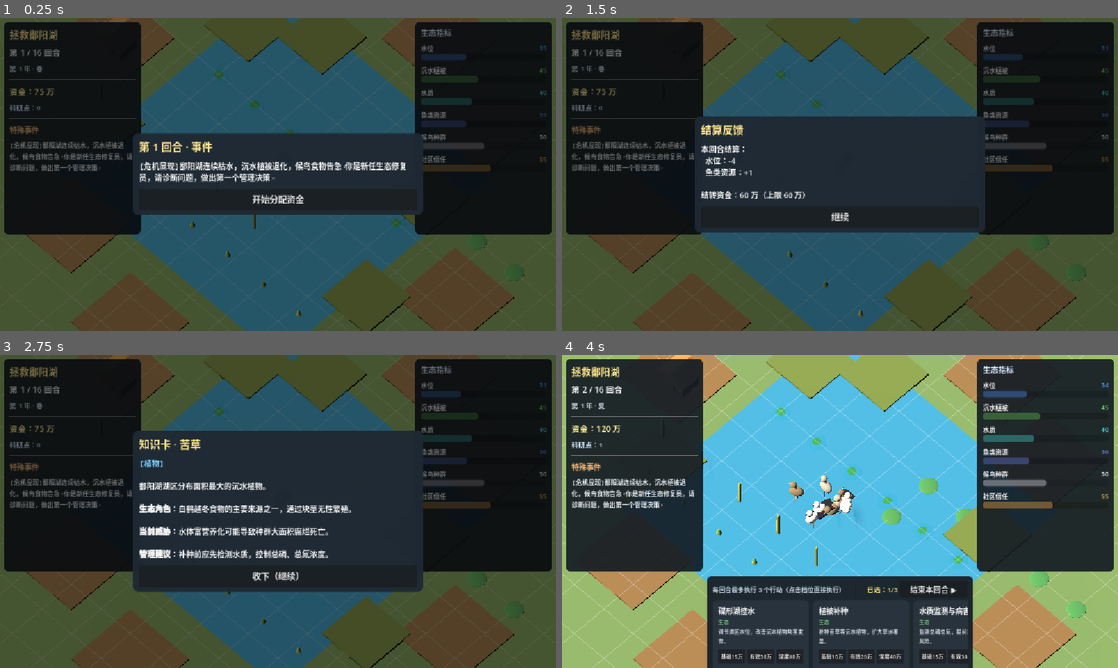
Above: before the commit, frames 1-4 (two rows, left to right).
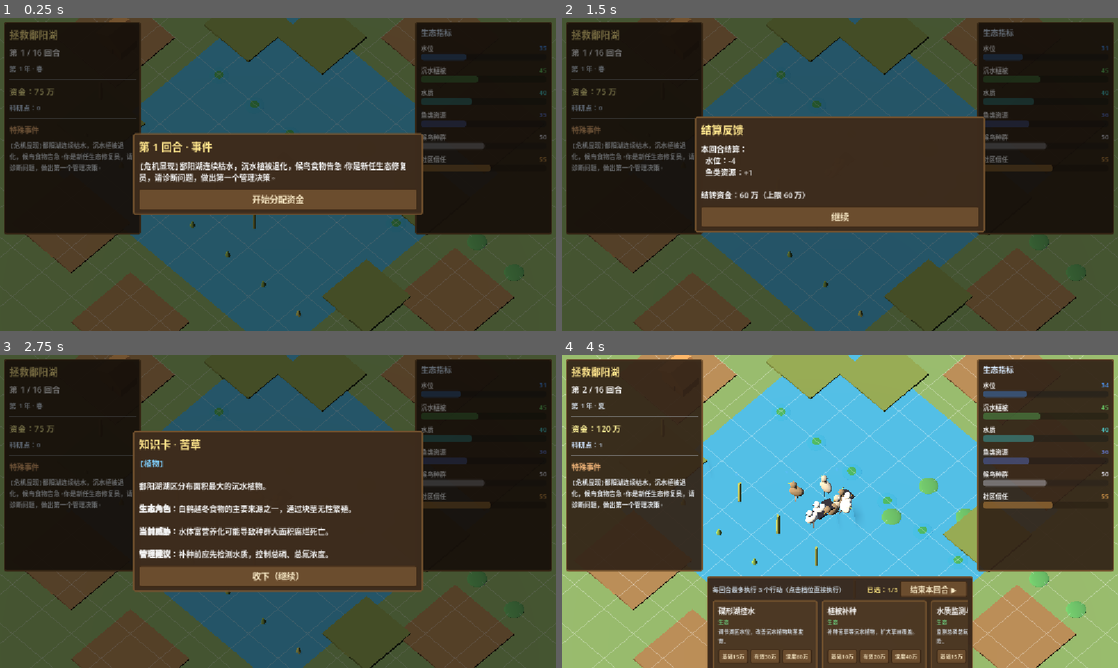
Above: after the commit, the same moments.

Repository: JoKanshin/poyanghu
Game: Godot game, scene res://scenes/main.tscn
Two runs of this game, one before a commit and one after it. Both use one fixed random seed, a clock stepped at 60 frames per second and the inputs below.
Inputs:
- Up to frame 1 (0.25 s): no input
- Up to frame 2 (1.5 s): click "开始分配资金" at 0.5 s; click "结束本回合 ▶" at 1.25 s
- Up to frame 3 (2.75 s): click "继续" at 2 s
- Up to frame 4 (4 s): click "收下（继续）" at 2.75 s; click "基础15万" at 3.5 s

The runs differ from the first frame. In frame 1, 13% of the frame differs, in the area x 0-100%, y 1-70%; in frame 2, 19%; in frame 3, 25%; in frame 4, 41%, in the area x 0-100%, y 1-100%.

Commit message:
feat: 星露谷风暖棕木框UI主题
- 面板改为暖木棕底色+中木棕边框（硬边角），替代冷灰黑
- 按钮改为木色四态stylebox(正常/悬停/按下/禁用)
- 程序化原创UI，零版权风险（符合企划书原创优先红线）

Diff:
--- a/scripts/main.gd
+++ b/scripts/main.gd
@@ -600,7 +600,7 @@
 	left_panel.offset_right = 292
 	left_panel.offset_top = 8
 	left_panel.offset_bottom = -200
-	_panel_style(left_panel, Color(0.08, 0.11, 0.14, 0.92))
+	_panel_style(left_panel, Color(0.20, 0.14, 0.09, 0.94))
 	canvas.add_child(left_panel)
 
 	var lv := VBoxContainer.new()
@@ -643,7 +643,7 @@
 	right_panel.offset_right = -8
 	right_panel.offset_top = 8
 	right_panel.offset_bottom = -200
-	_panel_style(right_panel, Color(0.08, 0.11, 0.14, 0.92))
+	_panel_style(right_panel, Color(0.20, 0.14, 0.09, 0.94))
 	canvas.add_child(right_panel)
 
 	var rv := VBoxContainer.new()
@@ -664,7 +664,7 @@
 	hand_panel.offset_right = -300
 	hand_panel.offset_top = -190
 	hand_panel.offset_bottom = -8
-	_panel_style(hand_panel, Color(0.10, 0.13, 0.16, 0.96))
+	_panel_style(hand_panel, Color(0.22, 0.15, 0.10, 0.96))
 	hand_panel.visible = false
 	canvas.add_child(hand_panel)
 
@@ -712,7 +712,7 @@
 
 	popup_panel = PanelContainer.new()
 	popup_panel.custom_minimum_size = Vector2(600, 0)
-	_panel_style(popup_panel, Color(0.12, 0.16, 0.20, 0.98))
+	_panel_style(popup_panel, Color(0.24, 0.17, 0.11, 0.98))
 	popup_center.add_child(popup_panel)
 
 	var pv := VBoxContainer.new()
@@ -798,7 +798,7 @@
 func _make_card(card: Dictionary) -> PanelContainer:
 	var panel := PanelContainer.new()
 	panel.custom_minimum_size = Vector2(200, 150)
-	_panel_style(panel, Color(0.16, 0.20, 0.24, 0.98))
+	_panel_style(panel, Color(0.30, 0.22, 0.14, 0.98))
 
 	var vb := VBoxContainer.new()
 	vb.add_theme_constant_override("separation", 3)
@@ -943,17 +943,44 @@
 	var b := Button.new()
 	b.text = text
 	b.add_theme_font_size_override("font_size", size)
+	b.add_theme_color_override("font_color", Color(0.96, 0.90, 0.76))
+	b.add_theme_color_override("font_hover_color", Color(1.0, 0.95, 0.82))
+	b.add_theme_color_override("font_pressed_color", Color(0.90, 0.82, 0.66))
+	b.add_theme_color_override("font_disabled_color", Color(0.55, 0.50, 0.42))
+	b.add_theme_stylebox_override("normal", _wood_button(Color(0.42, 0.30, 0.18), Color(0.24, 0.16, 0.09)))
+	b.add_theme_stylebox_override("hover", _wood_button(Color(0.52, 0.38, 0.23), Color(0.30, 0.20, 0.11)))
+	b.add_theme_stylebox_override("pressed", _wood_button(Color(0.28, 0.19, 0.11), Color(0.16, 0.10, 0.05)))
+	b.add_theme_stylebox_override("disabled", _wood_button(Color(0.26, 0.22, 0.17), Color(0.18, 0.15, 0.11)))
 	b.pressed.connect(cb)
 	return b
+
+
+## 星露谷风木按钮（硬边角、木色、细边框）
+func _wood_button(bg: Color, border: Color) -> StyleBoxFlat:
+	var sb := StyleBoxFlat.new()
+	sb.bg_color = bg
+	sb.border_color = border
+	sb.set_border_width_all(2)
+	sb.corner_radius_top_left = 3
+	sb.corner_radius_top_right = 3
+	sb.corner_radius_bottom_left = 3
+	sb.corner_radius_bottom_right = 3
+	sb.content_margin_left = 8
+	sb.content_margin_right = 8
+	sb.content_margin_top = 5
+	sb.content_margin_bottom = 5
+	return sb
 
 
 func _panel_style(p: PanelContainer, color: Color) -> void:
 	var sb := StyleBoxFlat.new()
 	sb.bg_color = color
-	sb.corner_radius_top_left = 10
-	sb.corner_radius_top_right = 10
-	sb.corner_radius_bottom_left = 10
-	sb.corner_radius_bottom_right = 10
+	sb.border_color = Color(0.45, 0.32, 0.18, 1.0)  # 中木棕边框
+	sb.set_border_width_all(3)
+	sb.corner_radius_top_left = 4
+	sb.corner_radius_top_right = 4
+	sb.corner_radius_bottom_left = 4
+	sb.corner_radius_bottom_right = 4
 	sb.content_margin_left = 12
 	sb.content_margin_right = 12
 	sb.content_margin_top = 10
